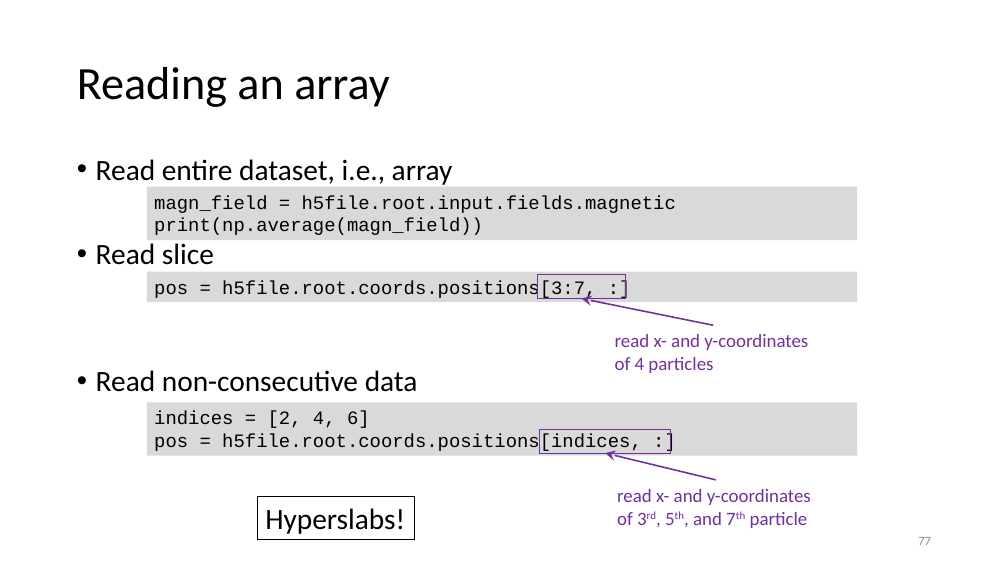
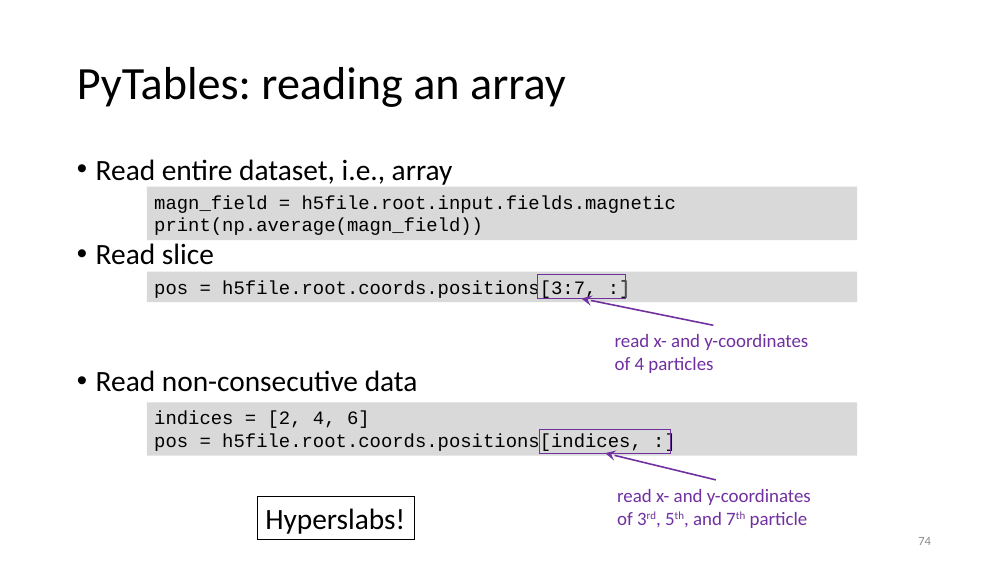
Before and after one commit to gjbex/Scientific-Python, a slide deck: slide 74 of scientific_python.pptx (slide 77 before the commit). Drawn at 1008x567 pixels with LibreOffice and Linux fonts; fonts in the diff are those of the drawing. Boxes give left, top, right and bottom in pixels: in the first picture for what was removed or moved away, otherwise in the second. Text is boxed around its words. In the diff, an @@ line names an element or a change of style, - is before the commit and + after.

```diff
--- a/scientific_python.pptx
+++ b/scientific_python.pptx
@@ title at bbox=[77, 67, 566, 107]: text changed @@
-Reading an array
+PyTables: reading an array
@@ page number at bbox=[918, 537, 931, 545]: text changed @@
-77
+74
```
Also in this commit, not shown: 10 other slides changed, 6 slides added.
